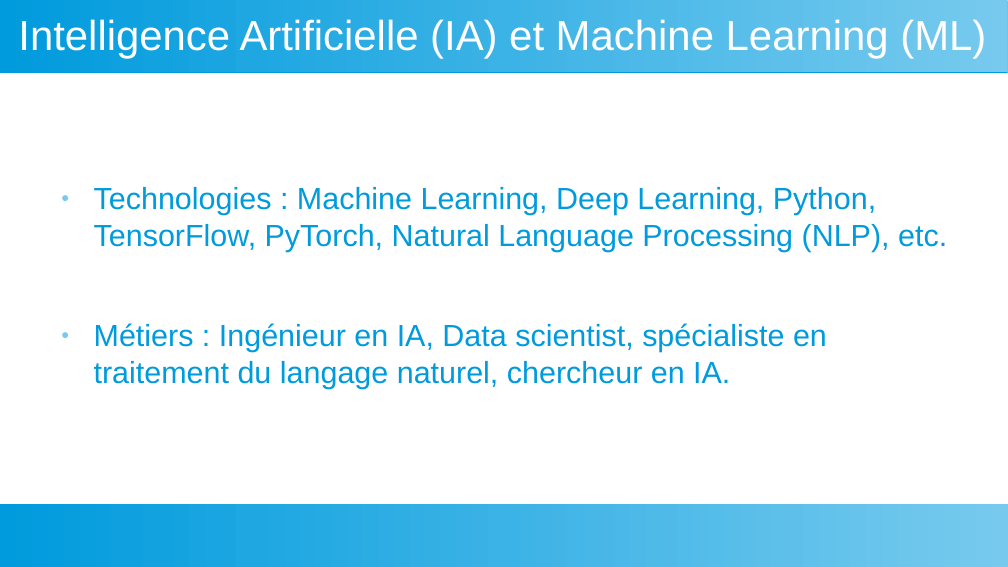
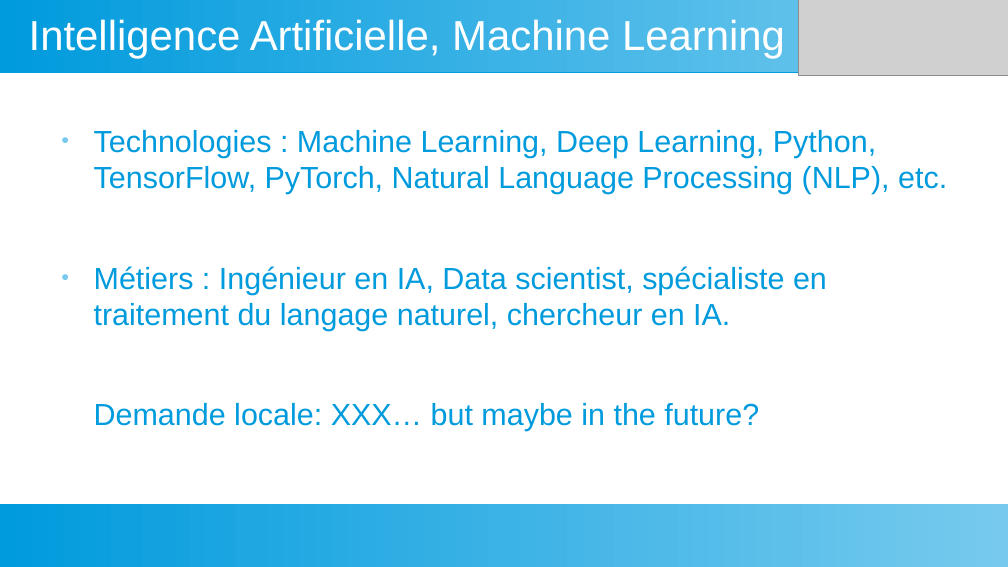
Before and after one commit to dansylvain/market_study_pres00, a slide deck: slide 8 of presentation specialisation pro.odp (slide 11 before the commit). Drawn at 1008x567 pixels with LibreOffice and Linux fonts; fonts in the diff are those of the drawing; grey boxes stand for pictures. Boxes give left, top, right and bottom in pixels: in the first picture for what was removed or moved away, otherwise in the second. Text is boxed around its words. In the diff, an @@ line names an element or a change of style, - is before the commit and + after.

```diff
--- a/presentation specialisation pro.odp
+++ b/presentation specialisation pro.odp
@@ title at <box>29,17,883,59</box>: text changed @@
-Intelligence Artificielle (IA) et Machine Learning (ML)
+Intelligence Artificielle, Machine Learning (ML)
@@ picture added at <box>799,0,1008,76</box> @@
@@ text "Technologies : Machine Learning, Deep ...": place and size @@
-text "Technologies : Machine Learning, Deep ..." at <box>94,187,947,389</box>
+text "Technologies : Machine Learning, Deep ..." at <box>94,130,947,431</box>
@@ text at <box>94,403,759,431</box>: paragraph added @@
+Demande locale: XXX… but maybe in the future?
```
Also in this commit, not shown: 13 other slides changed, 9 slides added, 6 slides removed, 1 other file.
